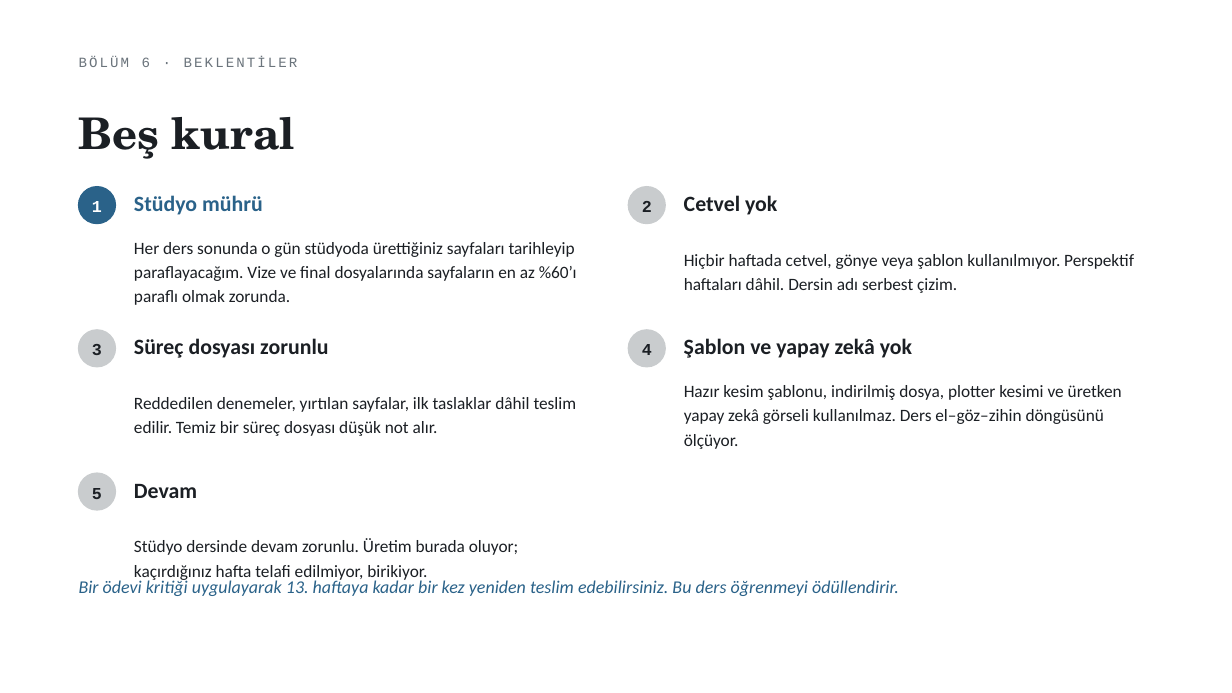
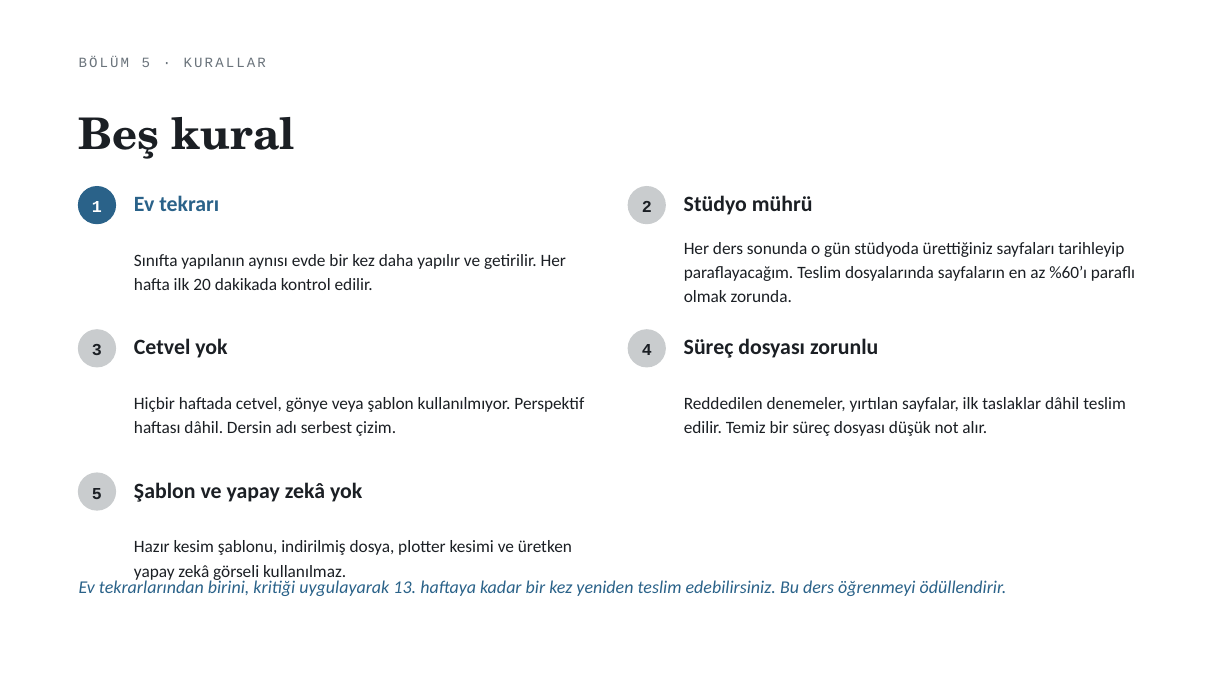
Before and after one commit to bunal91/sanat-ve-mekan, a slide deck: slide 30 of ders/serbest-cizim-teknikleri/02-1hafta-sunum.pptx (slide 29 before the commit). Drawn at 1232x693 pixels with LibreOffice and Linux fonts; fonts in the diff are those of the drawing. Boxes give left, top, right and bottom in pixels: in the first picture for what was removed or moved away, otherwise in the second. Text is boxed around its words. In the diff, an @@ line names an element or a change of style, - is before the commit and + after.

```diff
--- a/ders/serbest-cizim-teknikleri/02-1hafta-sunum.pptx
+++ b/ders/serbest-cizim-teknikleri/02-1hafta-sunum.pptx
@@ text at (79,57,266,67): text changed @@
-BÖLÜM 6 · BEKLENTİLER
+BÖLÜM 5 · KURALLAR
@@ text at (134,195,219,211): text changed @@
-Stüdyo mührü
+Ev tekrarı
@@ text at (684,195,813,215): text changed @@
-Cetvel yok
+Stüdyo mührü
@@ text at (134,254,566,290): text changed @@
-Her ders sonunda o gün stüdyoda ürettiğiniz sayfaları tarihleyip paraflayacağım. Vize ve final dosyalarında sayfaların en az %60’ı paraflı olmak zorunda.
+Sınıfta yapılanın aynısı evde bir kez daha yapılır ve getirilir. Her hafta ilk 20 dakikada kontrol edilir.
@@ text at (684,242,1135,302): text changed @@
-Hiçbir haftada cetvel, gönye veya şablon kullanılmıyor. Perspektif haftaları dâhil. Dersin adı serbest çizim.
+Her ders sonunda o gün stüdyoda ürettiğiniz sayfaları tarihleyip paraflayacağım. Teslim dosyalarında sayfaların en az %60’ı paraflı olmak zorunda.
@@ text at (134,338,227,358): text changed @@
-Süreç dosyası zorunlu
+Cetvel yok
@@ text at (684,338,878,358): text changed @@
-Şablon ve yapay zekâ yok
+Süreç dosyası zorunlu
@@ text at (134,397,584,436): text changed @@
-Reddedilen denemeler, yırtılan sayfalar, ilk taslaklar dâhil teslim edilir. Temiz bir süreç dosyası düşük not alır.
+Hiçbir haftada cetvel, gönye veya şablon kullanılmıyor. Perspektif haftası dâhil. Dersin adı serbest çizim.
@@ text at (684,397,1126,436): text changed @@
-Hazır kesim şablonu, indirilmiş dosya, plotter kesimi ve üretken yapay zekâ görseli kullanılmaz. Ders el–göz–zihin döngüsünü ölçüyor.
+Reddedilen denemeler, yırtılan sayfalar, ilk taslaklar dâhil teslim edilir. Temiz bir süreç dosyası düşük not alır.
@@ text at (134,482,362,502): text changed @@
-Devam
+Şablon ve yapay zekâ yok
@@ text at (134,540,572,582): text changed @@
-Stüdyo dersinde devam zorunlu. Üretim burada oluyor; kaçırdığınız hafta telafi edilmiyor, birikiyor.
+Hazır kesim şablonu, indirilmiş dosya, plotter kesimi ve üretken yapay zekâ görseli kullanılmaz.
@@ text at (79,579,1007,596): text changed @@
-Bir ödevi kritiği uygulayarak 13. haftaya kadar bir kez yeniden teslim edebilirsiniz. Bu ders öğrenmeyi ödüllendirir.
+Ev tekrarlarından birini, kritiği uygulayarak 13. haftaya kadar bir kez yeniden teslim edebilirsiniz. Bu ders öğrenmeyi ödüllendirir.
```
Also in this commit, not shown: 21 other slides changed, 12 slides added, 11 slides removed, 2 other files.
